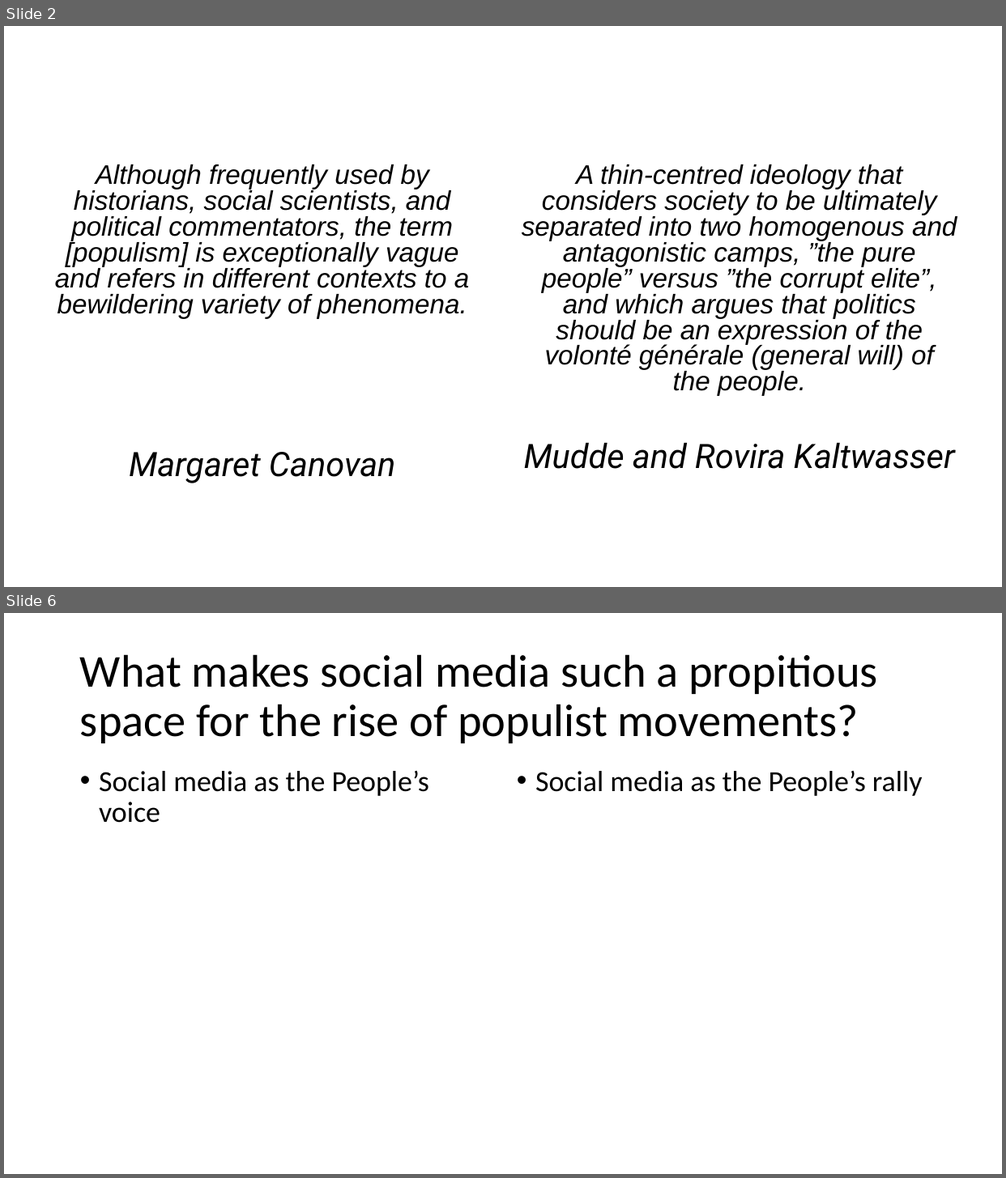
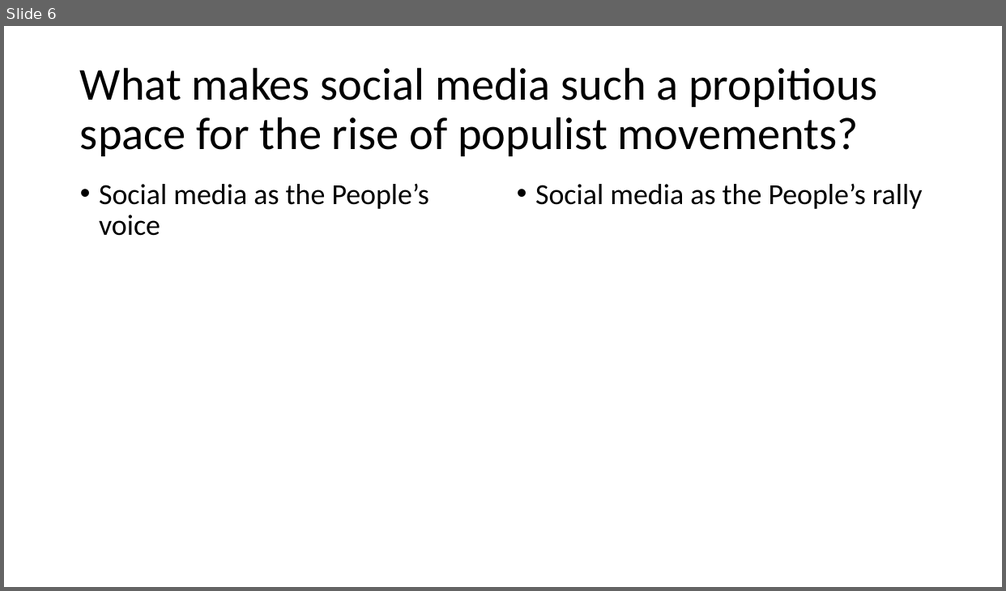
Before and after one commit to AleMelonss/programmation, a slide deck: PresentazionePOLDIG.pptx. Shown one above the other, each under a label of ours: slides 2 and 6 before the commit, slide 6 after it; the slides between them are not shown. The pictures are 1006x1178 and 1006x591 pixels, drawn with LibreOffice and Linux fonts; fonts in the diff are those of the drawing; background and template pictures are left out. Boxes give left, top, right and bottom in pixels: in the first picture for what was removed or moved away, otherwise in the second. Text is boxed around its words. In the diff, an @@ line names an element or a change of style, - is before the commit and + after.

```diff
--- a/PresentazionePOLDIG.pptx
+++ b/PresentazionePOLDIG.pptx
@@ slide 2 removed at [4,26,1002,587], background picture (left out) @@
@@ text removed at [55,165,469,484] @@
-Although frequently used by historians, social scientists, and political commentators, the term [populism] is exceptionally vague
-and refers in different contexts to a bewildering variety of phenomena.
-Margaret Canovan
@@ text removed at [522,165,957,469] @@
-A thin-centred ideology that considers society to be ultimately
-separated into two homogenous and antagonistic camps, ”the pure
-people” versus ”the corrupt elite”, and which argues that politics
-should be an expression of the volonté générale (general will) of
-the people.
-Mudde and Rovira Kaltwasser
```
Also in this commit, not shown: 3 slides changed, 2 slides added, 1 other slide removed.
